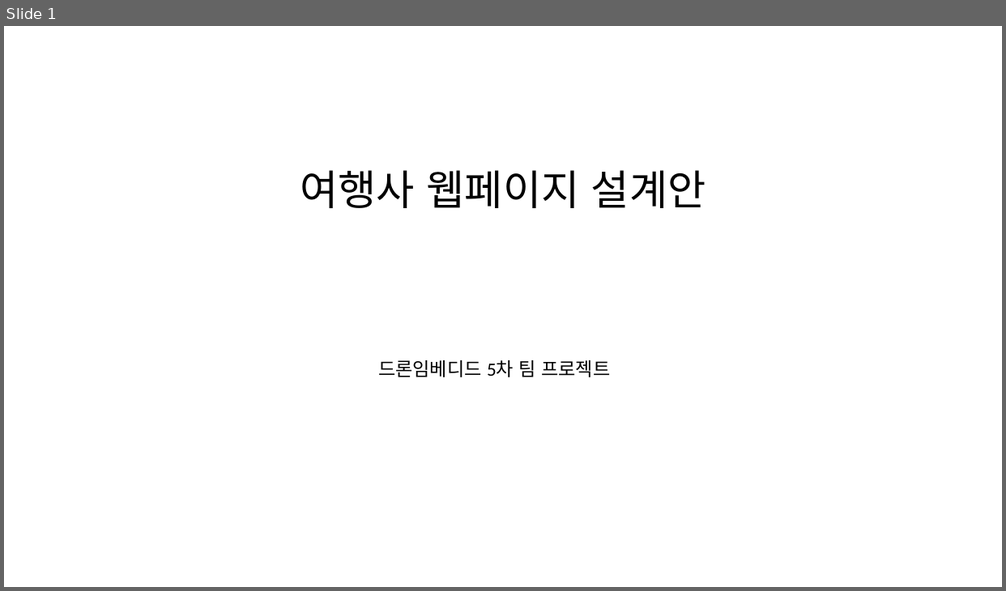
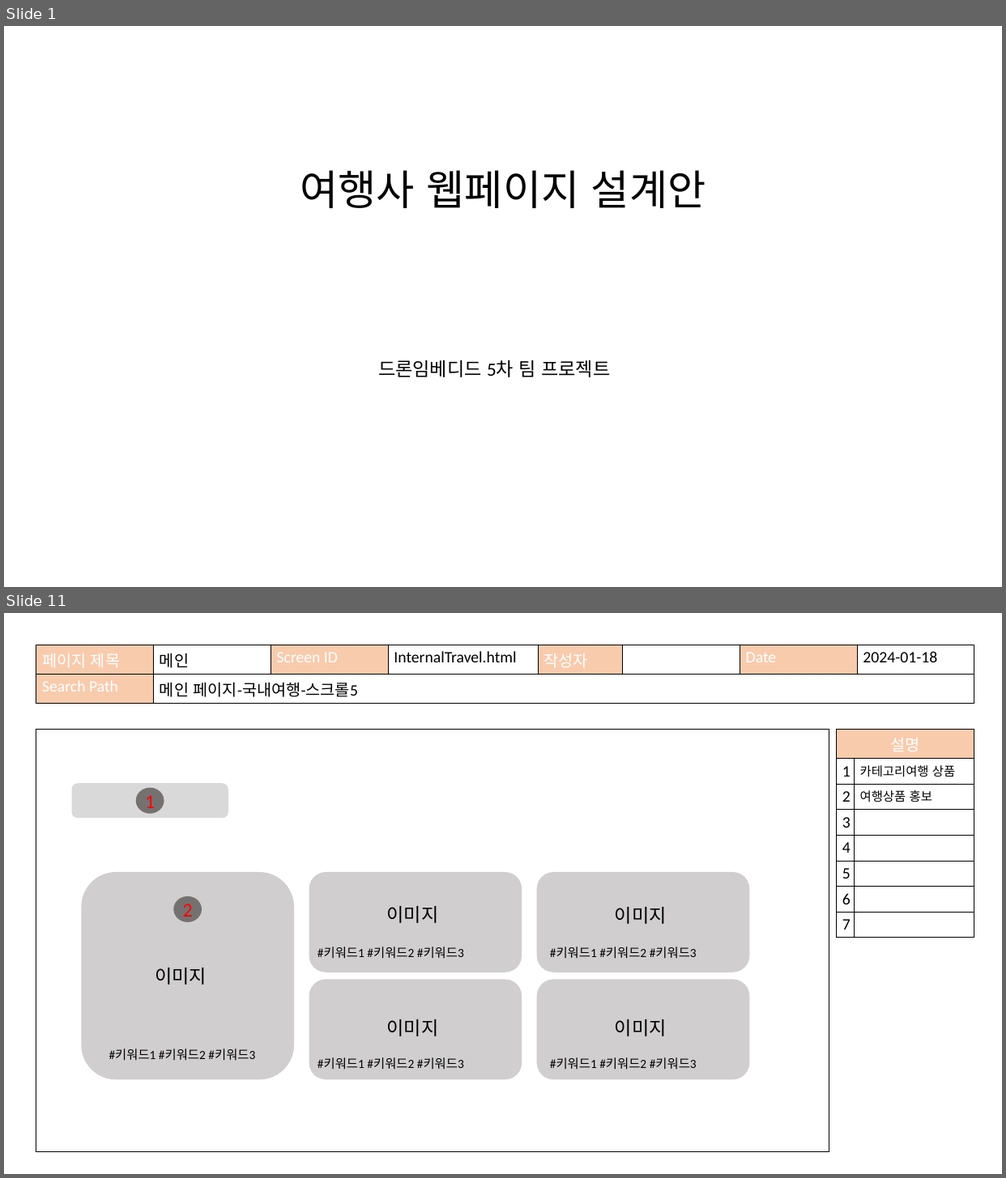
Before and after one commit to kang1211/KangProject, a slide deck: TeamProject/팀프로젝트설계.pptx. Shown one above the other, each under a label of ours: slide 1 before the commit, slides 1 and 11 after it; the slides between them are not shown. The pictures are 1006x591 and 1006x1178 pixels, drawn with LibreOffice and Linux fonts; fonts in the diff are those of the drawing. Boxes give left, top, right and bottom in pixels: in the first picture for what was removed or moved away, otherwise in the second. Text is boxed around its words. In the diff, an @@ line names an element or a change of style, - is before the commit and + after.

```diff
--- a/TeamProject/팀프로젝트설계.pptx
+++ b/TeamProject/팀프로젝트설계.pptx
@@ slide 11 added at <box>4,613,1002,1174</box>, background #FFFFFF @@
@@ table added at <box>36,645,974,700</box>, 2 rows, 8 columns @@
+페이지 제목 | 메인 | Screen ID | InternalTravel.html | 작성자 |  | Date | 2024-01-18
+Search Path | 메인 페이지-국내여행-스크롤5 |  |  |  |  |  | 
@@ rectangle added at <box>36,730,829,1152</box>, outline #000000 1 pt @@
@@ table added at <box>836,730,974,933</box>, 8 rows, 2 columns @@
+설명 | 
+1 | 카테고리여행 상품
+2 | 여행상품 홍보
+3 | 
+4 | 
+5 | 
+6 | 
+7 | 
@@ rounded rectangle added at <box>72,783,228,818</box>, fill #D9D9D9 @@
@@ ellipse added at <box>136,788,164,814</box>, fill #767171, 28 pt, text #FF0000 @@
+1
@@ rounded rectangle added at <box>81,872,294,1080</box>, fill #D0CECE @@
@@ rounded rectangle added at <box>309,872,522,973</box>, fill #D0CECE @@
@@ rounded rectangle added at <box>537,872,749,973</box>, fill #D0CECE @@
@@ ellipse added at <box>173,897,202,922</box>, fill #767171, 28 pt, text #FF0000 @@
+2
@@ text added at <box>387,906,439,923</box>, 27 pt, text #000000 @@
+이미지
@@ text added at <box>615,907,667,924</box>, 27 pt, text #000000 @@
+이미지
@@ text added at <box>317,947,464,959</box>, 18 pt, text #000000 @@
+#키워드1 #키워드2 #키워드3
@@ text added at <box>550,947,697,959</box>, 18 pt, text #000000 @@
+#키워드1 #키워드2 #키워드3
@@ text added at <box>155,968,206,985</box>, 27 pt, text #000000 @@
+이미지
@@ rounded rectangle added at <box>309,980,522,1080</box>, fill #D0CECE @@
@@ rounded rectangle added at <box>537,980,749,1080</box>, fill #D0CECE @@
@@ text added at <box>387,1020,439,1037</box>, 27 pt, text #000000 @@
+이미지
@@ text added at <box>615,1020,667,1037</box>, 27 pt, text #000000 @@
+이미지
@@ text added at <box>109,1049,255,1061</box>, 18 pt, text #000000 @@
+#키워드1 #키워드2 #키워드3
@@ text added at <box>317,1058,464,1070</box>, 18 pt, text #000000 @@
+#키워드1 #키워드2 #키워드3
@@ text added at <box>550,1058,697,1070</box>, 18 pt, text #000000 @@
+#키워드1 #키워드2 #키워드3
```
Also in this commit, not shown: 4 slides changed, 10 other slides added.
